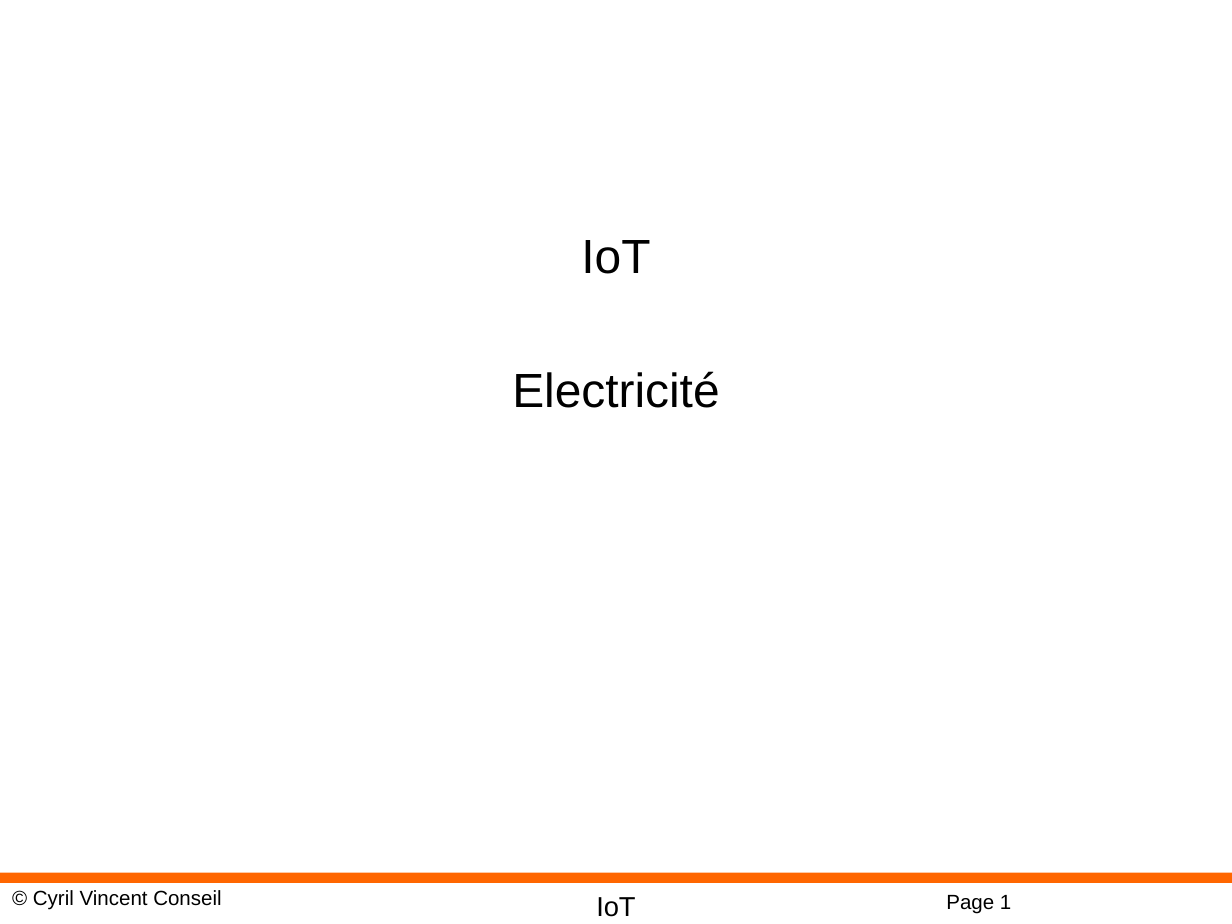
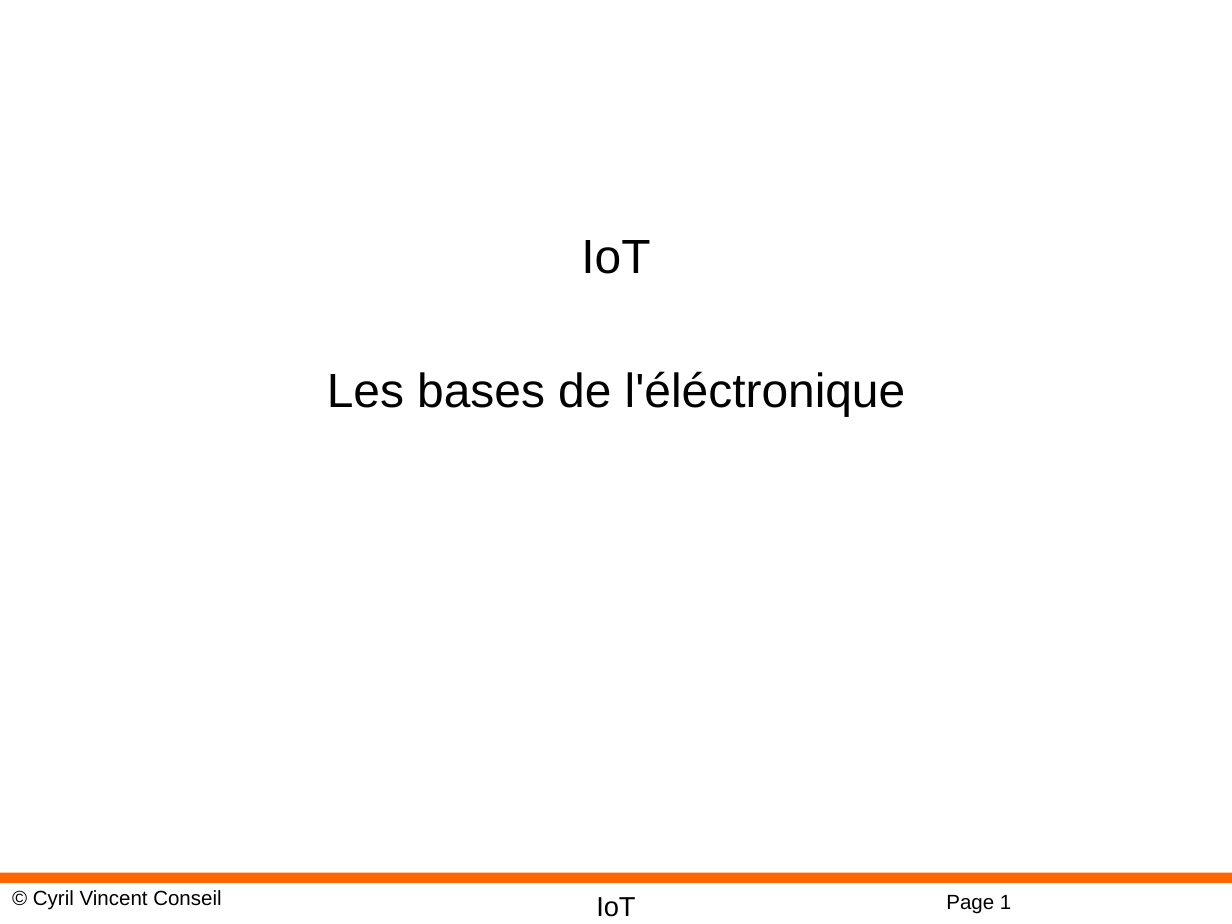
Before and after one commit to cyrilvincent/IoT, a slide deck: slide 1 of ppt/IoT03-Electricity.pptx. Drawn at 1232x924 pixels with LibreOffice and Linux fonts; fonts in the diff are those of the drawing; background and template pictures are left out. Boxes give left, top, right and bottom in pixels: in the first picture for what was removed or moved away, otherwise in the second. Text is boxed around its words. In the diff, an @@ line names an element or a change of style, - is before the commit and + after.

```diff
--- a/ppt/IoT03-Electricity.pptx
+++ b/ppt/IoT03-Electricity.pptx
@@ subtitle at [327,371,906,416]: text changed @@
-Electricité
+Les bases de l'éléctronique
```
Also in this commit, not shown: 2 other slides changed, 9 slides added, 1 slide removed, 14 other files.
